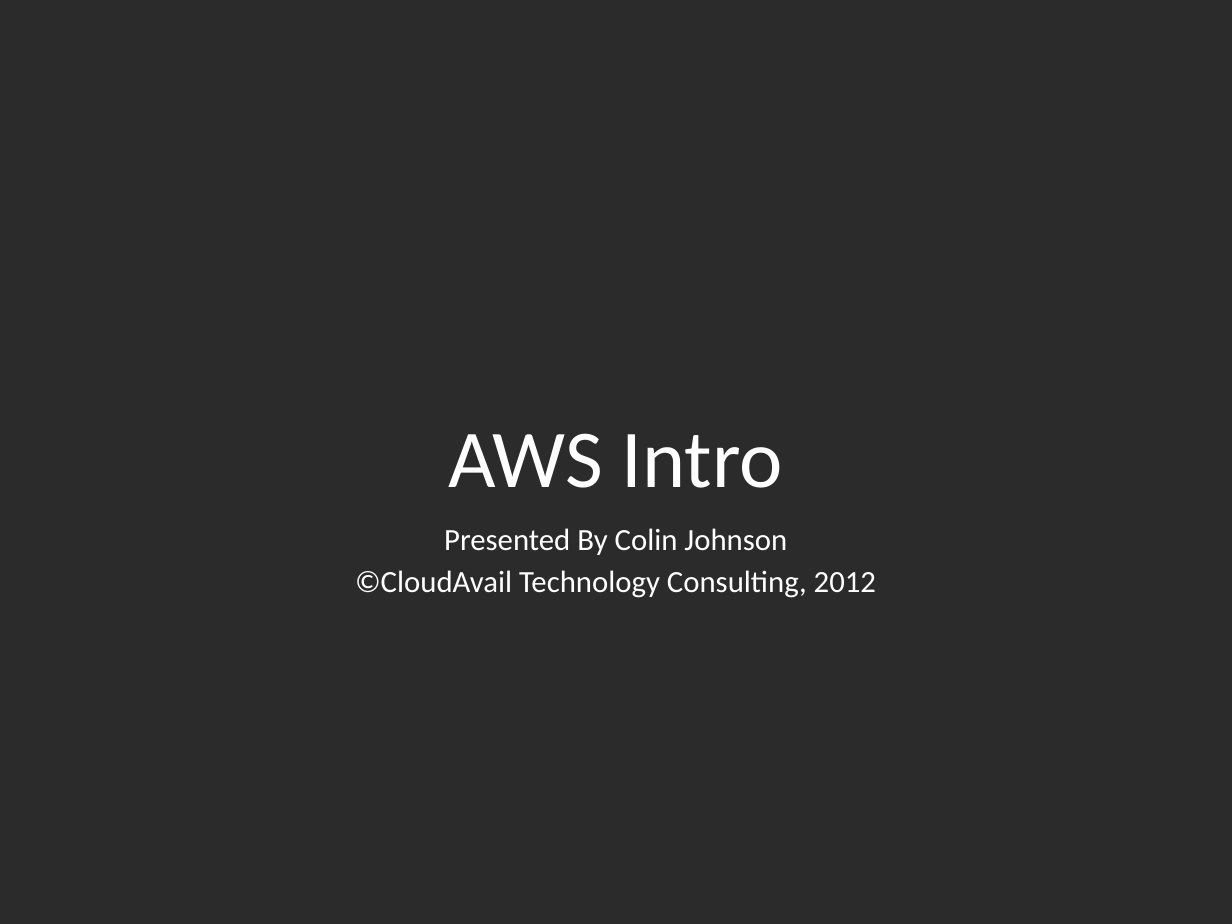
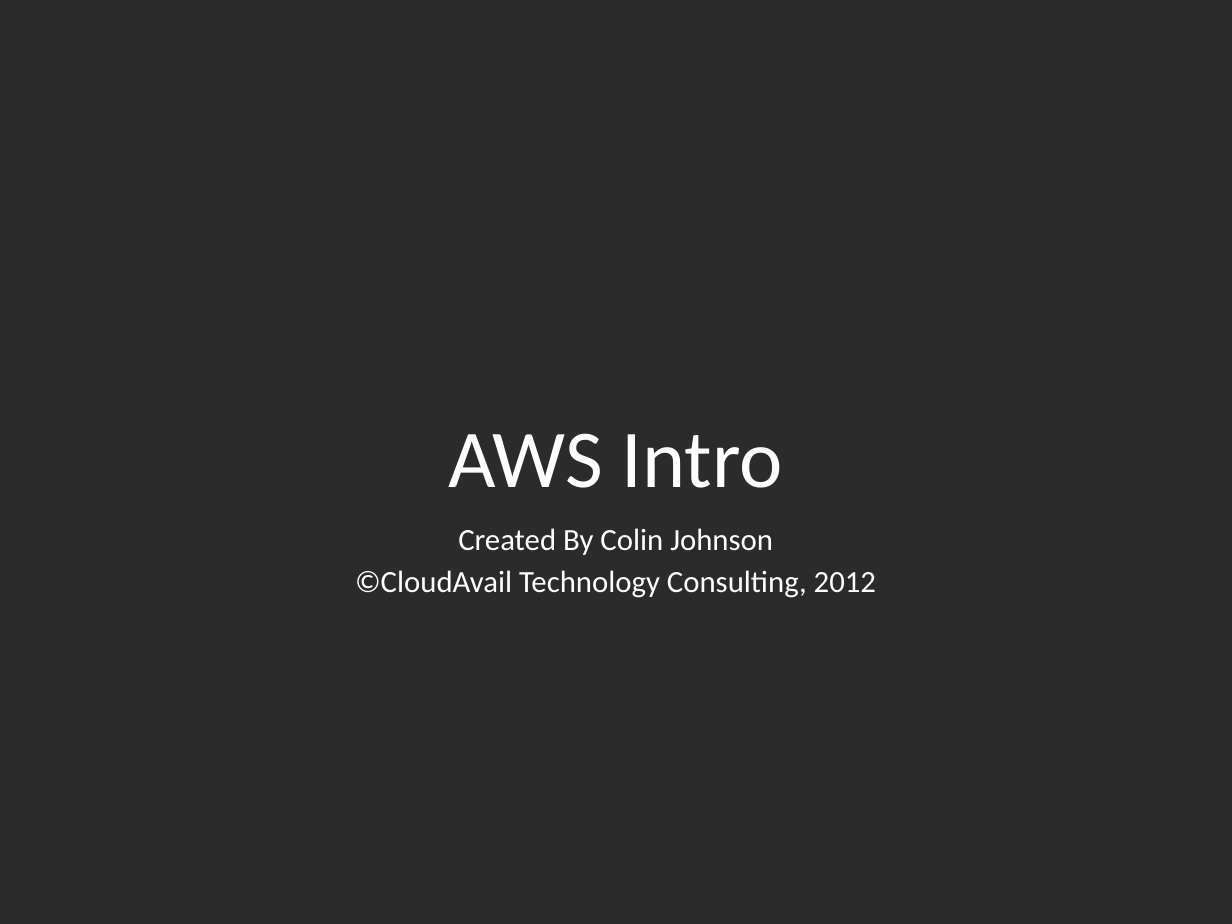
Before and after one commit to lukaszszajkowski/cloudavail-awstraining, a slide deck: slide 1 of aws-intro/AWS Introduction.pptx. Drawn at 1232x924 pixels with LibreOffice and Linux fonts; fonts in the diff are those of the drawing; background and template pictures are left out; a plain dark background stands for a picture behind light text. Boxes give left, top, right and bottom in pixels: in the first picture for what was removed or moved away, otherwise in the second. Text is boxed around its words. In the diff, an @@ line names an element or a change of style, - is before the commit and + after.

Commit message:
updating AWS Introduction.pptx and aws-intro-codesnippets.txt.

```diff
--- a/aws-intro/AWS Introduction.pptx
+++ b/aws-intro/AWS Introduction.pptx
@@ subtitle at [458, 528, 773, 555]: text changed @@
-Presented By Colin Johnson
+Created By Colin Johnson
```
Also in this commit, not shown: 16 other slides changed, 1 slide removed, 1 other file.
